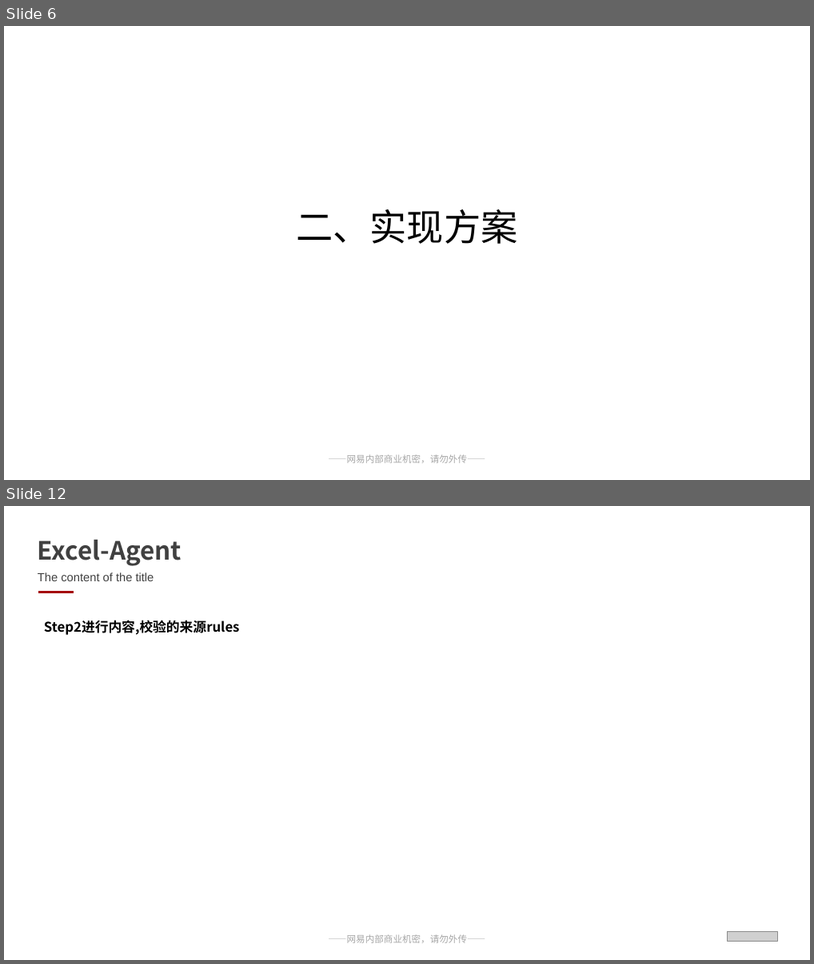
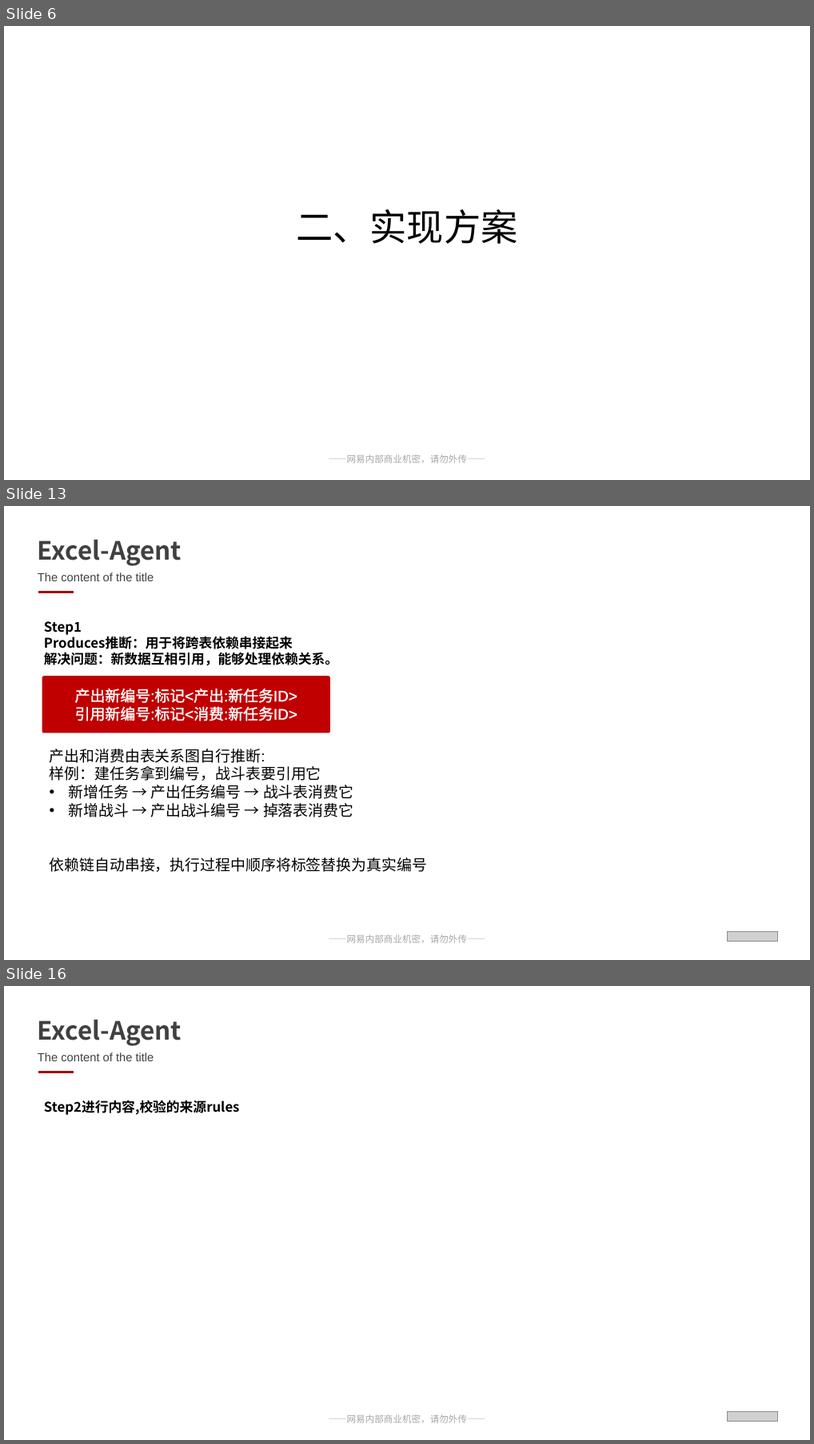
Before and after one commit to Rainwind57/ExcelAgent_And_Merge, a slide deck: 网易互娱通用PPT模板（含保密）.pptx. Shown one above the other, each under a label of ours: slides 6 and 12 before the commit, slides 6, 13 and 16 after it; the slides between them are not shown. The pictures are 814x964 and 814x1444 pixels, drawn with LibreOffice and Linux fonts; fonts in the diff are those of the drawing; grey boxes stand for pictures. Boxes give left, top, right and bottom in pixels: in the first picture for what was removed or moved away, otherwise in the second. Text is boxed around its words. In the diff, an @@ line names an element or a change of style, - is before the commit and + after.

```diff
--- a/网易互娱通用PPT模板（含保密）.pptx
+++ b/网易互娱通用PPT模板（含保密）.pptx
@@ slide 13 added at [4,506,810,960], background #FFFFFF; not listed: 1 template element that a slide beside it also shows @@
@@ text added at [38,540,182,566], 30 pt, text #404040, bold @@
+Excel-Agent
@@ text added at [38,572,154,581], 14 pt, text #404040 @@
+The content of the title
@@ line added from (38, 592) to (73, 592), #A50A0D 2 pt @@
@@ text added at [44,621,338,665], 16 pt, text #000000, bold @@
+Step1
+Produces推断：用于将跨表依赖串接起来
+解决问题：新数据互相引用，能够处理依赖关系。
@@ rounded rectangle added at [42,676,330,733], fill #C00000, 18 pt, text #FFFFFF @@
+产出新编号:标记<产出:新任务ID>
+引用新编号:标记<消费:新任务ID>
@@ text added at [50,748,427,872], 18 pt, text #000000 @@
+产出和消费由表关系图自行推断:
+样例：建任务拿到编号，战斗表要引用它
+• 新增任务 → 产出任务编号 → 战斗表消费它
+• 新增战斗 → 产出战斗编号 → 掉落表消费它
+依赖链自动串接，执行过程中顺序将标签替换为真实编号
@@ picture added at [727,932,778,940] @@
@@ what was slide 12 is now slide 16 @@
```
Also in this commit, not shown: 7 slides changed, 4 other slides added, 1 slide removed, 11 other files.
